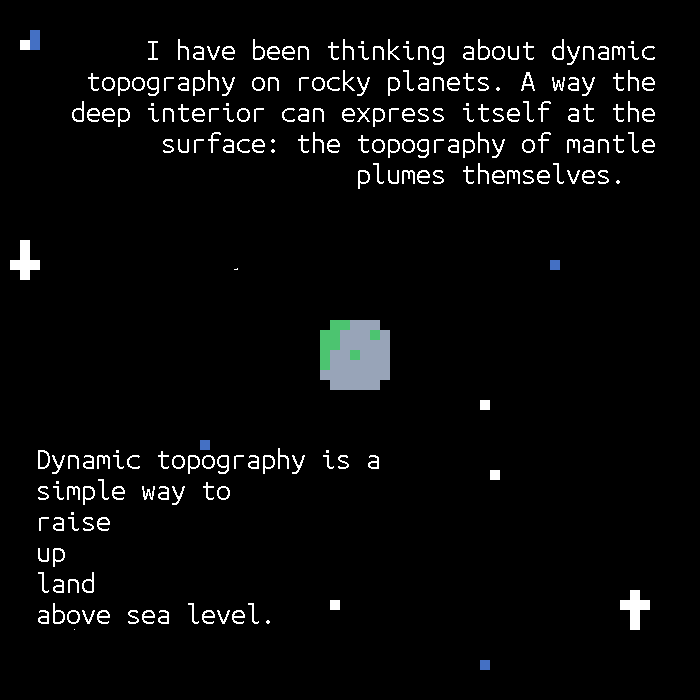
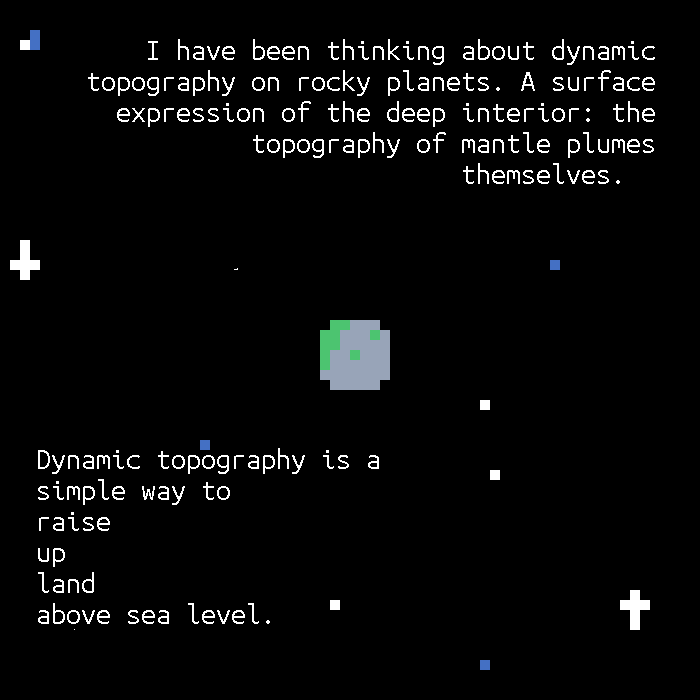
Before/after of a 700 × 700 layered artwork. What changed in the layer stack:
painted on "I have been thinking about ..." over [72, 70, 655, 189]
